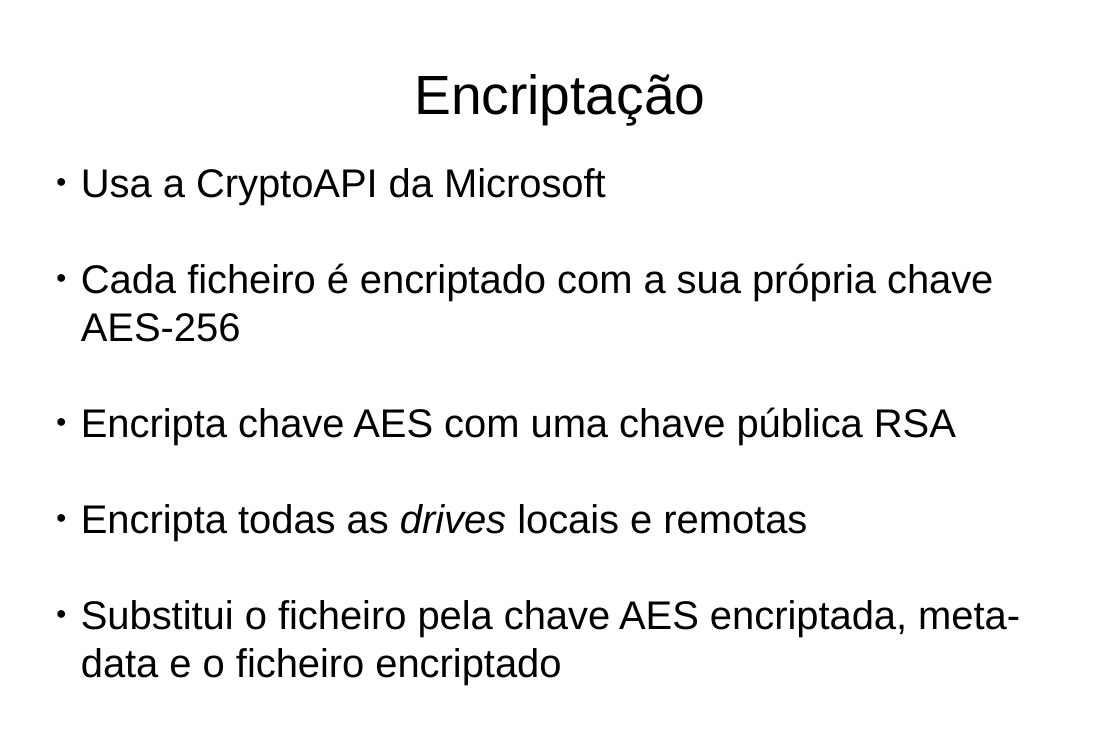
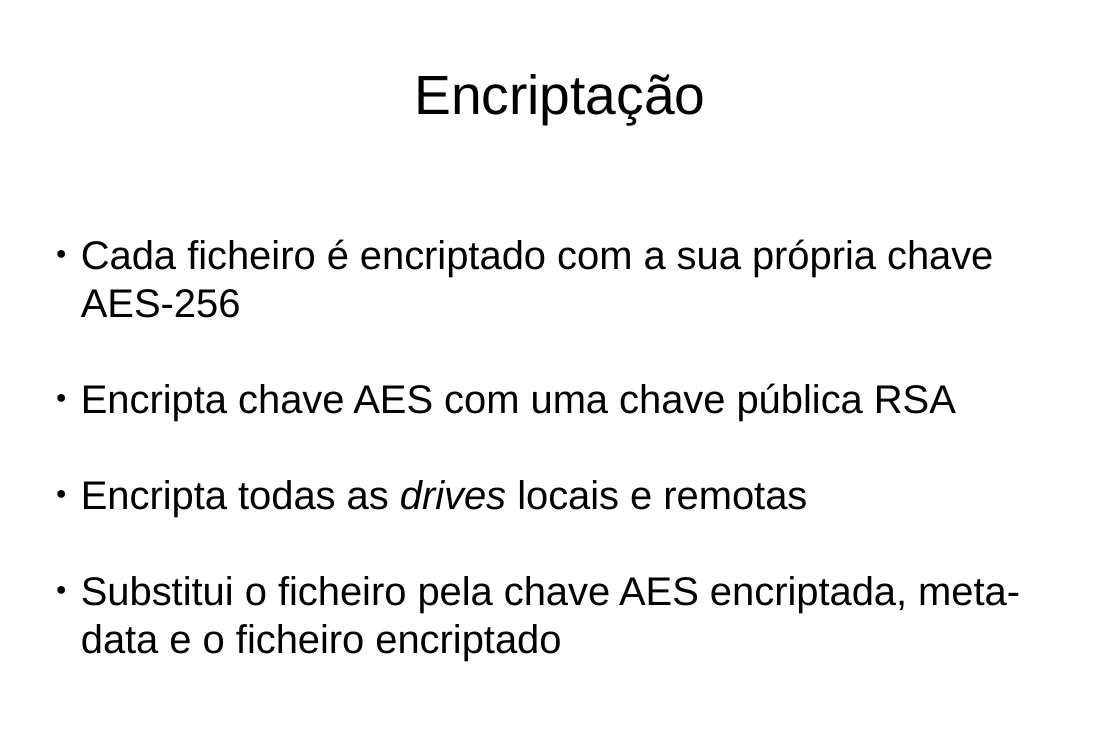
Before and after one commit to andremota/Distributed-Graph-Processing, a slide deck: slide 7 of docs/individual/cryptolocker/cryptolocker.odp. Drawn at 1120x747 pixels with LibreOffice and Linux fonts; fonts in the diff are those of the drawing. Boxes give left, top, right and bottom in pixels: in the first picture for what was removed or moved away, otherwise in the second. Text is boxed around its words. In the diff, an @@ line names an element or a change of style, - is before the commit and + after.

Commit message:
Cryptolocker atualizado

```diff
--- a/docs/individual/cryptolocker/cryptolocker.odp
+++ b/docs/individual/cryptolocker/cryptolocker.odp
@@ subtitle at [81,168,606,205]: paragraph removed @@
-● Usa a CryptoAPI da Microsoft
```
Also in this commit, not shown: 4 other slides changed, 1 other file.
